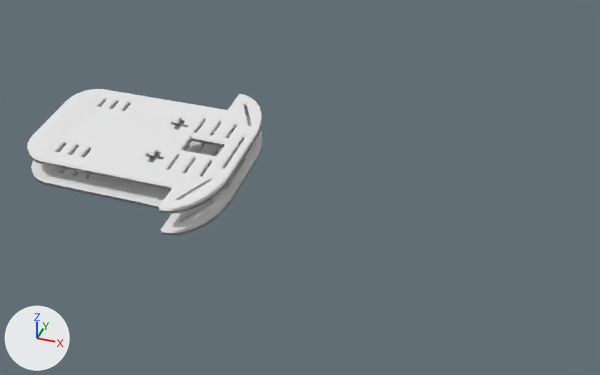
One commit to the Blender file LineFollowingRobot.blend: the scene before it, then after it.
Before and after are seen from a 50 mm lens placed at (6.23, -9.22, 6.15), pointed at (2.88, -0.02, 0.02). Arrows for +X, +Y and +Z are at lower left; the lights stay in place.

In view in the first picture: 'UperBody.001', 'UperBody.003'.
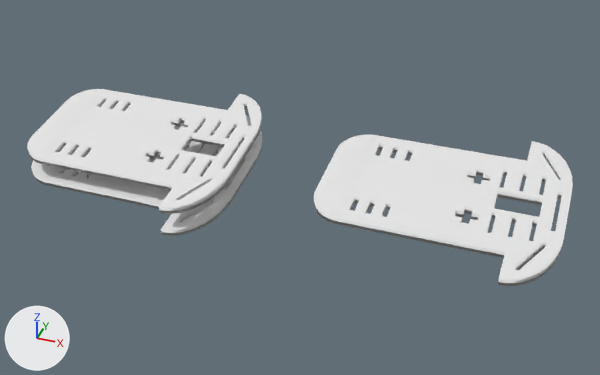
The edits, one by one:
Object 'UperBody.002' (ob_uperbody_002) is new; it shows a copy of the mesh of ob_uperbody_003.
Its location is (5.29, 0.0, 0.35).
Its rotation in degrees is (279, 0, 0).
Its scale is (2.04, 0.05, 1.0).

Changed parts and their boxes [x1, y1, x2, y2] in the pictures (600 x 375 px):
'UperBody.002', added
    after: [314, 135, 573, 286]
